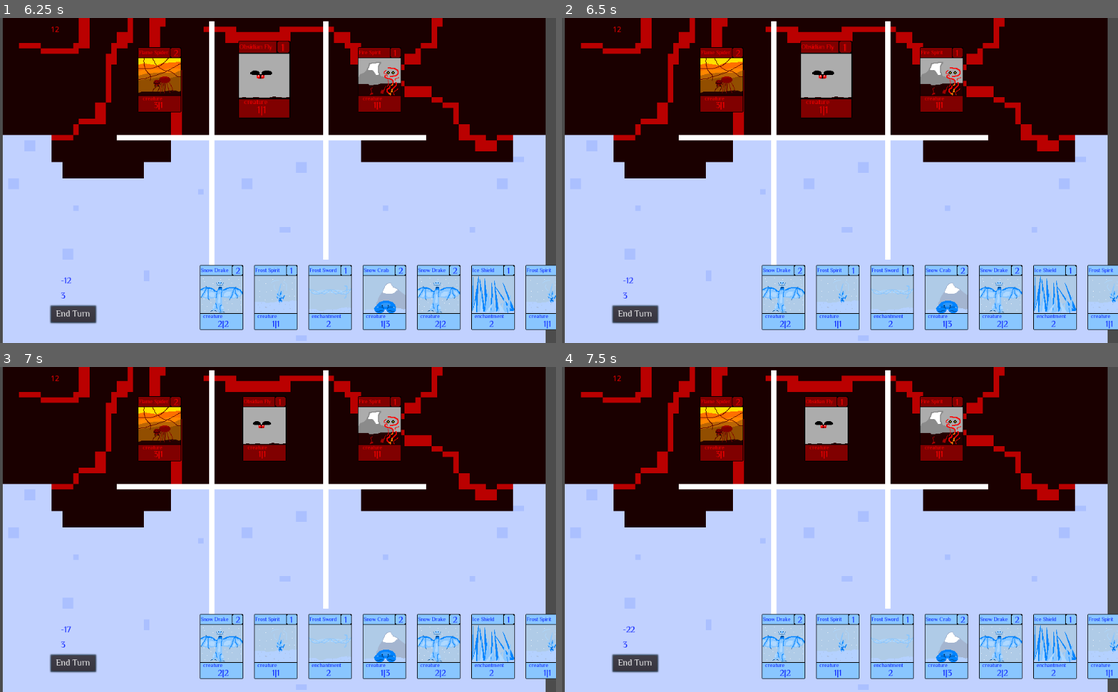
Above: before the commit, frames 1-4 (two rows, left to right).
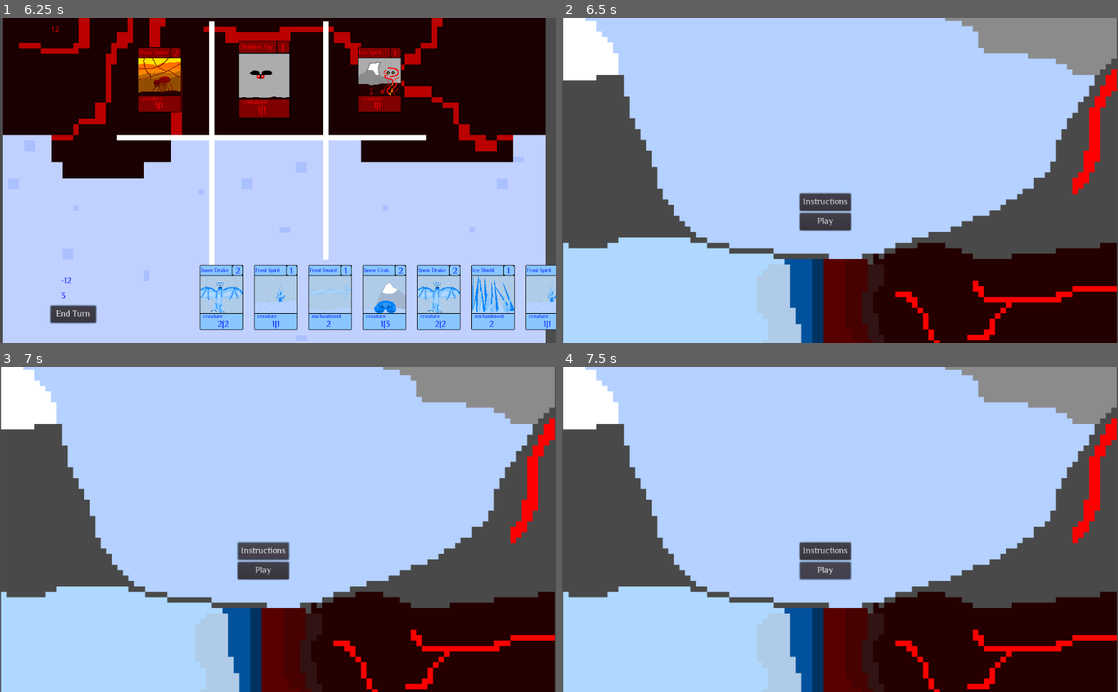
Above: after the commit, the same moments.

Repository: the-alex-g/Frost
Game: Godot game, scene res://Control.tscn
Two runs of this game, one before a commit and one after it. Both use one fixed random seed, a clock stepped at 60 frames per second and the inputs below.
Inputs (mouse positions are in pixels of both pictures, inside the frame that each line leads up to):
- Up to frame 1 (6.25 s): click "End Turn" at 0.5 s; click "End Turn" at 1.25 s; click "End Turn" at 2 s; move the mouse to (155, 193) at 2.77 s; click (155, 193) at 2.92 s; tap Enter at 3.5, 5 s; move the mouse to (266, 193) at 3.52 s; click (266, 193) at 3.67 s; tap Space at 4.25, 5.75 s; move the mouse to (378, 193) at 4.27 s; click (378, 193) at 4.42 s; move the mouse to (161, 79) at 5.02 s; click (161, 79) at 5.17 s; move the mouse to (266, 79) at 5.77 s; click (266, 79) at 5.92 s
- Up to frame 2 (6.5 s): tap Escape (ui_cancel) at 6.4 s
- Up to frame 3 (7 s): click (261, 552) at 6.5 s, where only the run after the commit has a clickable "Instructions"
- Up to frame 4 (7.5 s): click (823, 571) at 7.25 s, where only the run after the commit has a clickable "Play"

Frame 1 is identical in both runs. In frame 2, 73% of the frame differs, in the area x 0-100%, y 0-100%; in frame 3, 73%; in frame 4, 73%.

Commit message:
Add main menu

Diff:
--- a/Project/Main2.gd
+++ b/Project/Main2.gd
@@ -1,5 +1,4 @@
 extends Node2D
-
 
 onready var music:AudioStreamPlayer = $AudioStreamPlayer
 signal new_deck(deck)
@@ -8,6 +7,10 @@
 
 func _ready():
 	music.play()
+
+func _process(_delta):
+	if Input.is_action_just_pressed("ui_cancel"):
+		var _error = get_tree().change_scene("res://Main_Menu.tscn")
 
 func _on_CardEdit_deck_ready(deck):
 	emit_signal("new_deck", deck)
--- /dev/null
+++ b/Project/Main_Menu.gd
@@ -0,0 +1,13 @@
+extends Node2D
+
+onready var music:AudioStreamPlayer = $AudioStreamPlayer
+onready var pressed:AudioStreamPlayer = $Pressed
+var play:PackedScene = preload("res://Control.tscn")
+
+func _ready():
+	music.play()
+
+func _on_Play_pressed():
+	pressed.play()
+	yield(get_tree().create_timer(0.5), "timeout")
+	get_tree().change_scene_to(play)
--- /dev/null
+++ b/Project/Main_Menu.tscn
@@ -0,0 +1,50 @@
+[gd_scene load_steps=6 format=2]
+
+[ext_resource path="res://Music/FrostBG.ogg" type="AudioStream" id=1]
+[ext_resource path="res://Resources/LargeFont.tres" type="DynamicFont" id=2]
+[ext_resource path="res://Music/Button_Pressed.wav" type="AudioStream" id=3]
+[ext_resource path="res://Main_Menu.gd" type="Script" id=4]
+[ext_resource path="res://Art/Main_Menu.png" type="Texture" id=5]
+
+[node name="MainMenu" type="Node2D"]
+script = ExtResource( 4 )
+
+[node name="Main_Menu" type="Sprite" parent="."]
+position = Vector2( 511.916, 305.084 )
+scale = Vector2( 1.01964, 1 )
+texture = ExtResource( 5 )
+
+[node name="AudioStreamPlayer" type="AudioStreamPlayer" parent="."]
+stream = ExtResource( 1 )
+
+[node name="Pressed" type="AudioStreamPlayer" parent="."]
+stream = ExtResource( 3 )
+
+[node name="VBoxContainer" type="VBoxContainer" parent="."]
+margin_left = 437.553
+margin_top = 324.36
+margin_right = 531.553
+margin_bottom = 392.36
+__meta__ = {
+"_edit_use_anchors_": false
+}
+
+[node name="Instructions" type="Button" parent="VBoxContainer"]
+margin_right = 94.0
+margin_bottom = 32.0
+custom_fonts/font = ExtResource( 2 )
+text = "Instructions"
+__meta__ = {
+"_edit_use_anchors_": false
+}
+
+[node name="Play" type="Button" parent="VBoxContainer"]
+margin_top = 36.0
+margin_right = 94.0
+margin_bottom = 68.0
+custom_fonts/font = ExtResource( 2 )
+text = "Play"
+__meta__ = {
+"_edit_use_anchors_": false
+}
+[connection signal="pressed" from="VBoxContainer/Play" to="." method="_on_Play_pressed"]
Binary file added: Project/Art/Main_Menu.png
Not shown, added: Project/Art/Main_Menu.png.import
